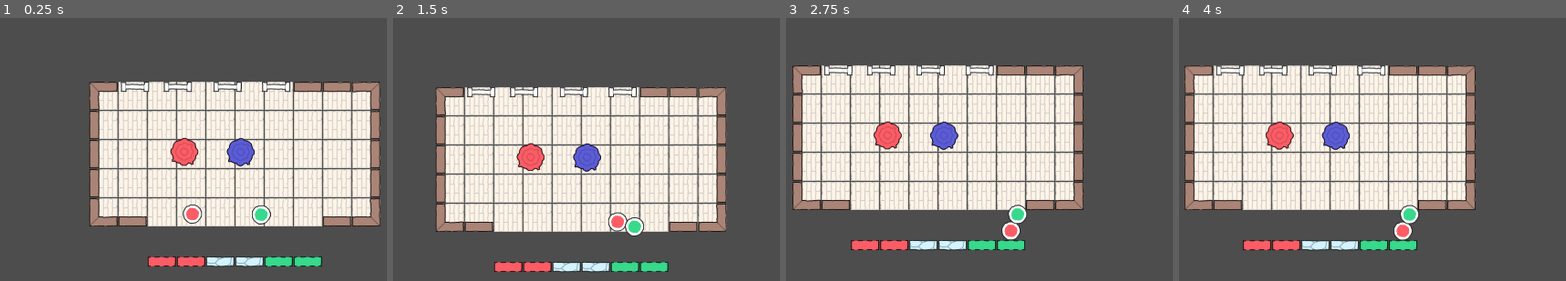
Above: before the commit, frames 1-4 (left to right).
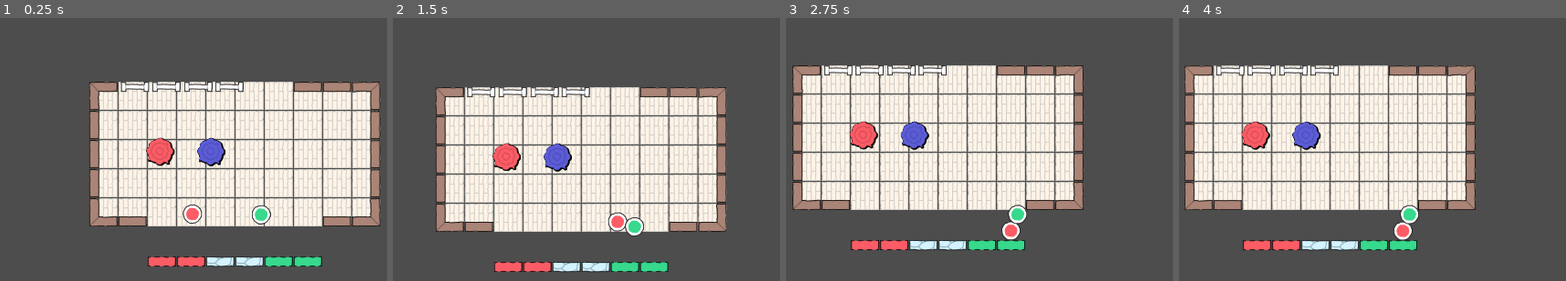
Above: after the commit, the same moments.

Repository: GnuCodingStudio/KenneyJam-2024
Game: Godot game, scene res://scenes/levels/debug/DebugLevel.tscn
Two runs of this game, one before a commit and one after it. Both use one fixed random seed, a clock stepped at 60 frames per second and the inputs below. This scene is started directly instead of the project's main scene.
Inputs:
- Up to frame 1 (0.25 s): no input
- Up to frame 2 (1.5 s): hold D (p1_move_right) 0.53-1.28 s; tap Down (p2_move_down) at 0.6 s; hold S (p1_move_down) from 1.28 s (still down); tap Left (p2_move_left) at 1.35 s
- Up to frame 3 (2.75 s): release S (p1_move_down) at 2.03 s; hold D (p1_move_right) from 2.03 s (still down); tap Right (p2_move_right) at 2.1 s
- Up to frame 4 (4 s): release D (p1_move_right) at 2.78 s; hold W (p1_move_up) 2.78-3.53 s; tap Up (p2_move_up) at 2.85 s; tap Enter at 3.5 s; hold A (p1_move_left) from 3.53 s (still down); tap Down (p2_move_down) at 3.6 s

The runs differ from the first frame. In frame 1, 3.0% of the frame differs, in the area x 37-75%, y 24-57%; in frame 2, 3.0%; in frame 3, 3.0%; in frame 4, 3.0%, in the area x 16-54%, y 17-51%.

Commit message:
WIP

Diff:
--- a/components/trigger/AreaActivatedTrigger.gd
+++ b/components/trigger/AreaActivatedTrigger.gd
@@ -47,6 +47,16 @@
 
 func _on_trigger_change() -> void:
 	if is_triggering:
-		if trigger_activation: on_activated.emit()
+		if trigger_activation:
+			on_activated.emit()
+
+			var parent = get_parent()
+			if parent.has_method("on_activated"):
+				parent.on_activated()
 	else:
-		if trigger_deactivation: on_deactivated.emit()
+		if trigger_deactivation:
+			on_deactivated.emit()
+
+			var parent = get_parent()
+			if parent.has_method("on_deactivated"):
+				parent.on_deactivated()
--- a/components/triggerable/CombinedTriggerable.gd
+++ b/components/triggerable/CombinedTriggerable.gd
@@ -25,6 +25,11 @@
 		trigger.on_deactivated.connect(_on_trigger_changed)
 
 
+func _process(delta: float) -> void:
+	if Engine.is_editor_hint():
+		queue_redraw()
+
+
 func _on_trigger_changed() -> void:
 	var new_ativation := false
 
@@ -48,5 +53,5 @@
 func _draw() -> void:
 	if Engine.is_editor_hint():
 		for trigger in triggers:
-			var to_trigger = trigger.global_position - self.global_position
+			var to_trigger = (trigger.global_position - self.global_position) * get_parent().scale
 			draw_dashed_line(Vector2(0.0, 0.0), to_trigger, Color.GREEN, 5.0, 20.0)
--- a/components/triggerable/SimpleTriggerable.gd
+++ b/components/triggerable/SimpleTriggerable.gd
@@ -19,6 +19,11 @@
 	trigger.on_deactivated.connect(_close_parent)
 
 
+func _process(delta: float) -> void:
+	if Engine.is_editor_hint():
+		queue_redraw()
+
+
 func _open_parent() -> void:
 	get_parent().call_deferred(activating_method)
 
@@ -29,5 +34,5 @@
 
 func _draw() -> void:
 	if Engine.is_editor_hint():
-		var to_trigger = trigger.global_position - self.global_position
+		var to_trigger = (trigger.global_position - self.global_position) * get_parent().scale
 		draw_dashed_line(Vector2(0.0, 0.0), to_trigger, Color.GREEN, 5.0, 20.0)
--- a/objects/Door.tscn
+++ b/objects/Door/Door.tscn
@@ -1,7 +1,7 @@
 [gd_scene load_steps=7 format=3 uid="uid://bw4vur2v61f4j"]
 
 [ext_resource type="Texture2D" uid="uid://cfc1sn3s62cnp" path="res://assets/image/scribble_dungeons.png" id="1_doi4n"]
-[ext_resource type="Script" path="res://objects/Door.gd" id="2_0hdpt"]
+[ext_resource type="Script" path="res://objects/Door/Door.gd" id="2_0hdpt"]
 
 [sub_resource type="AtlasTexture" id="AtlasTexture_ormt4"]
 atlas = ExtResource("1_doi4n")
--- a/objects/KeyboardHint.tscn
+++ b/objects/KeyboardHint/KeyboardHint.tscn
@@ -1,6 +1,6 @@
 [gd_scene load_steps=3 format=3 uid="uid://dsdq08fndt7ow"]
 
-[ext_resource type="Script" path="res://objects/KeyboardHint.gd" id="1_3lq75"]
+[ext_resource type="Script" path="res://objects/KeyboardHint/KeyboardHint.gd" id="1_3lq75"]
 
 [sub_resource type="StyleBoxFlat" id="StyleBoxFlat_fu5uo"]
 bg_color = Color(0.133196, 0.133196, 0.133196, 1)
--- a/objects/Linky.tscn
+++ b/objects/Linky/Linky.tscn
@@ -1,6 +1,6 @@
 [gd_scene load_steps=15 format=3 uid="uid://diounpccdrvmh"]
 
-[ext_resource type="Script" path="res://objects/Linky.gd" id="1_xhwyf"]
+[ext_resource type="Script" path="res://objects/Linky/Linky.gd" id="1_xhwyf"]
 [ext_resource type="Texture2D" uid="uid://cfc1sn3s62cnp" path="res://assets/image/scribble_dungeons.png" id="2_5lulw"]
 
 [sub_resource type="Shader" id="Shader_gv04h"]
--- a/objects/PressurePlate.gd
+++ /dev/null
@@ -1,27 +0,0 @@
-@tool
-class_name PressurePlate
-extends Area2D
-
-
-@onready var sprite: Sprite2D = %Sprite
-
-
-@export var for_player: DetectedPlayer = DetectedPlayer.BOTH
-
-
-func _ready() -> void:
-	match(for_player):
-		DetectedPlayer.ONE:
-			sprite.self_modulate = Colors.playerOne()
-			collision_mask = 0b01
-		DetectedPlayer.TWO:
-			sprite.self_modulate =  Colors.playerTwo()
-			collision_mask = 0b10
-		DetectedPlayer.BOTH:
-			sprite.self_modulate =  Colors.playerBoth()
-			collision_mask = 0b11
-
-
-enum DetectedPlayer {
-	ONE, TWO, BOTH
-}
--- a/objects/PressurePlate.tscn
+++ /dev/null
@@ -1,24 +0,0 @@
-[gd_scene load_steps=5 format=3 uid="uid://cvuuymugpkjwv"]
-
-[ext_resource type="Script" path="res://objects/PressurePlate.gd" id="1_7pbpd"]
-[ext_resource type="Texture2D" uid="uid://cfc1sn3s62cnp" path="res://assets/image/scribble_dungeons.png" id="1_gyey5"]
-
-[sub_resource type="CircleShape2D" id="CircleShape2D_u4jun"]
-radius = 64.0
-
-[sub_resource type="AtlasTexture" id="AtlasTexture_qgwfu"]
-atlas = ExtResource("1_gyey5")
-region = Rect2(1408, 896, 128, 128)
-
-[node name="PressurePlate" type="Area2D"]
-collision_layer = 0
-script = ExtResource("1_7pbpd")
-
-[node name="Collision" type="CollisionShape2D" parent="."]
-shape = SubResource("CircleShape2D_u4jun")
-metadata/_edit_lock_ = true
-
-[node name="Sprite" type="Sprite2D" parent="."]
-unique_name_in_owner = true
-texture = SubResource("AtlasTexture_qgwfu")
-metadata/_edit_lock_ = true
--- /dev/null
+++ b/objects/PressurePlate/PressurePlate.gd
@@ -0,0 +1,47 @@
+@tool
+class_name PressurePlate
+extends Area2D
+
+
+@onready var sprite: Sprite2D = %Sprite
+
+
+@export var for_player: DetectedPlayer = DetectedPlayer.BOTH
+
+
+var _pression: float = 0.0:
+	set(value):
+		_pression = value
+		(sprite.material as ShaderMaterial).set_shader_parameter("pression", value)
+
+
+func _ready() -> void:
+	match(for_player):
+		DetectedPlayer.ONE:
+			_modulate_shader(Colors.playerOne())
+			collision_mask = 0b01
+		DetectedPlayer.TWO:
+			_modulate_shader(Colors.playerTwo())
+			collision_mask = 0b10
+		DetectedPlayer.BOTH:
+			_modulate_shader(Colors.playerBoth())
+			collision_mask = 0b11
+
+
+func on_activated() -> void:
+	var tween = get_tree().create_tween()
+	tween.tween_property(self, "_pression", 1.0, 0.1)
+
+
+func on_deactivated() -> void:
+	var tween = get_tree().create_tween()
+	tween.tween_property(self, "_pression", 0.0, 0.1)
+
+
+func _modulate_shader(color: Color) -> void:
+	(sprite.material as ShaderMaterial).set_shader_parameter("modulate", color)
+
+
+enum DetectedPlayer {
+	ONE, TWO, BOTH
+}
--- /dev/null
+++ b/objects/PressurePlate/PressurePlate.gdshader
@@ -0,0 +1,19 @@
+shader_type canvas_item;
+
+uniform float pression : hint_range(0.0, 1.0);
+uniform float elevation: hint_range(0.0, 1.0) = 0.002;
+
+void fragment() {
+	float displacement = elevation * (1.0 - pression);
+	vec2 displaced = vec2(UV.x + displacement, UV.y + displacement);
+	vec4 original = texture(TEXTURE, UV);
+
+	vec4 shadow = vec4(0.0, 0.0, 0.0, original.a);
+	vec4 displaced_color = texture(TEXTURE, displaced);
+
+	if (displaced_color.a < 1.0) {
+		COLOR = shadow;
+	} else {
+		COLOR = displaced_color;
+	}
+}
--- /dev/null
+++ b/objects/PressurePlate/PressurePlate.tscn
@@ -0,0 +1,54 @@
+[gd_scene load_steps=7 format=3 uid="uid://cvuuymugpkjwv"]
+
+[ext_resource type="Script" path="res://objects/PressurePlate/PressurePlate.gd" id="1_7pbpd"]
+[ext_resource type="Texture2D" uid="uid://cfc1sn3s62cnp" path="res://assets/image/scribble_dungeons.png" id="1_gyey5"]
+
+[sub_resource type="CircleShape2D" id="CircleShape2D_u4jun"]
+radius = 64.0
+
+[sub_resource type="Shader" id="Shader_e6qto"]
+code = "shader_type canvas_item;
+
+uniform float pression : hint_range(0.0, 1.0);
+uniform float elevation: hint_range(0.0, 1.0) = 0.002;
+uniform vec4 modulate: source_color = vec4(1.0);
+
+void fragment() {
+	float displacement = elevation * (1.0 - pression);
+	vec2 displaced = vec2(UV.x + displacement, UV.y + displacement);
+	vec4 original = texture(TEXTURE, UV);
+
+	vec4 shadow = vec4(0.0, 0.0, 0.0, original.a);
+	vec4 displaced_color = texture(TEXTURE, displaced);
+
+	if (displaced_color.a < 1.0) {
+		COLOR = shadow;
+	} else {
+		COLOR = displaced_color * modulate;
+	}
+}"
+
+[sub_resource type="ShaderMaterial" id="ShaderMaterial_pgkad"]
+resource_local_to_scene = true
+shader = SubResource("Shader_e6qto")
+shader_parameter/pression = 0.0
+shader_parameter/elevation = 0.002
+shader_parameter/modulate = Color(1, 1, 1, 1)
+
+[sub_resource type="AtlasTexture" id="AtlasTexture_qgwfu"]
+atlas = ExtResource("1_gyey5")
+region = Rect2(1408, 896, 128, 128)
+
+[node name="PressurePlate" type="Area2D"]
+collision_layer = 0
+script = ExtResource("1_7pbpd")
+
+[node name="Collision" type="CollisionShape2D" parent="."]
+shape = SubResource("CircleShape2D_u4jun")
+metadata/_edit_lock_ = true
+
+[node name="Sprite" type="Sprite2D" parent="."]
+unique_name_in_owner = true
+material = SubResource("ShaderMaterial_pgkad")
+texture = SubResource("AtlasTexture_qgwfu")
+metadata/_edit_lock_ = true
--- a/scenes/levels/Level01.tscn
+++ b/scenes/levels/Level01.tscn
@@ -9,7 +9,7 @@
 [ext_resource type="PackedScene" uid="uid://dkxhav8456jex" path="res://actors/PlayerTwo.tscn" id="3_isf1q"]
 [ext_resource type="PackedScene" uid="uid://dgswviy1f8rgo" path="res://scenes/levels/BlackCircle.tscn" id="7_dbkpd"]
 [ext_resource type="PackedScene" uid="uid://b246bf3ydqiia" path="res://scenes/levels/YouFailed.tscn" id="8_axi6d"]
-[ext_resource type="PackedScene" uid="uid://dsdq08fndt7ow" path="res://objects/KeyboardHint.tscn" id="9_880yl"]
+[ext_resource type="PackedScene" uid="uid://dsdq08fndt7ow" path="res://objects/KeyboardHint/KeyboardHint.tscn" id="9_880yl"]
 [ext_resource type="Texture2D" uid="uid://b56sqk5a1y6mn" path="res://assets/image/keyboard/keyboard_z.png" id="10_s016p"]
 [ext_resource type="Texture2D" uid="uid://dwgqayh0p674w" path="res://assets/image/keyboard/keyboard_arrow_up.png" id="10_savgc"]
 [ext_resource type="Texture2D" uid="uid://bmq5feydv3v4k" path="res://assets/image/keyboard/keyboard_arrow_down.png" id="11_3nb7h"]
@@ -18,7 +18,7 @@
 [ext_resource type="Texture2D" uid="uid://do21pybjwyq8q" path="res://assets/image/keyboard/keyboard_arrow_left.png" id="12_wxrot"]
 [ext_resource type="Texture2D" uid="uid://bcmqe03bg36o5" path="res://assets/image/keyboard/keyboard_d.png" id="13_1dhq1"]
 [ext_resource type="Texture2D" uid="uid://0slf2wvbyrq0" path="res://assets/image/keyboard/keyboard_arrow_right.png" id="13_fgbj7"]
-[ext_resource type="PackedScene" uid="uid://diounpccdrvmh" path="res://objects/Linky.tscn" id="15_xxdb8"]
+[ext_resource type="PackedScene" uid="uid://diounpccdrvmh" path="res://objects/Linky/Linky.tscn" id="15_xxdb8"]
 
 [sub_resource type="AtlasTexture" id="AtlasTexture_j7jkv"]
 atlas = ExtResource("3_0syjs")
--- a/scenes/levels/debug/DebugLevel.tscn
+++ b/scenes/levels/debug/DebugLevel.tscn
@@ -5,9 +5,9 @@
 [ext_resource type="Script" path="res://mechanism/Camera.gd" id="3_8keov"]
 [ext_resource type="PackedScene" uid="uid://cnqdqkqxnuaj5" path="res://actors/PlayerOne.tscn" id="4_iepg1"]
 [ext_resource type="PackedScene" uid="uid://dkxhav8456jex" path="res://actors/PlayerTwo.tscn" id="5_ayfgi"]
-[ext_resource type="PackedScene" uid="uid://cvuuymugpkjwv" path="res://objects/PressurePlate.tscn" id="6_7vkvf"]
+[ext_resource type="PackedScene" uid="uid://cvuuymugpkjwv" path="res://objects/PressurePlate/PressurePlate.tscn" id="6_7vkvf"]
 [ext_resource type="PackedScene" uid="uid://dx5tegt875rd0" path="res://components/trigger/AreaActivatedTrigger.tscn" id="7_hguiw"]
-[ext_resource type="PackedScene" uid="uid://bw4vur2v61f4j" path="res://objects/Door.tscn" id="8_0pbjp"]
+[ext_resource type="PackedScene" uid="uid://bw4vur2v61f4j" path="res://objects/Door/Door.tscn" id="8_0pbjp"]
 [ext_resource type="PackedScene" uid="uid://d2wb5dbwmb7k6" path="res://components/triggerable/SimpleTriggerable.tscn" id="9_gnr1e"]
 [ext_resource type="PackedScene" uid="uid://cuj170821rlq3" path="res://components/triggerable/CombinedTriggerable.tscn" id="10_q6wx6"]
 
@@ -47,13 +47,13 @@
 position = Vector2(116, -54.179)
 
 [node name="PressurePlate1" parent="." instance=ExtResource("6_7vkvf")]
-position = Vector2(-221, -331)
+position = Vector2(-325, -331)
 for_player = 0
 
 [node name="AreaTrigger" parent="PressurePlate1" instance=ExtResource("7_hguiw")]
 
 [node name="PressurePlate2" parent="." instance=ExtResource("6_7vkvf")]
-position = Vector2(26, -330)
+position = Vector2(-102, -330)
 
 [node name="AreaTrigger" parent="PressurePlate2" instance=ExtResource("7_hguiw")]
 
@@ -66,7 +66,7 @@
 deactivating_method = "close"
 
 [node name="AndDoor" parent="." instance=ExtResource("8_0pbjp")]
-position = Vector2(-249, -576)
+position = Vector2(-300, -576)
 
 [node name="CombinedTriggerable" parent="AndDoor" node_paths=PackedStringArray("triggers") instance=ExtResource("10_q6wx6")]
 triggers = [NodePath("../../PressurePlate1/AreaTrigger"), NodePath("../../PressurePlate2/AreaTrigger")]
@@ -74,7 +74,7 @@
 deactivating_method = "close"
 
 [node name="OrDoor" parent="." instance=ExtResource("8_0pbjp")]
-position = Vector2(-32, -576)
+position = Vector2(-160, -576)
 
 [node name="CombinedTriggerable" parent="OrDoor" node_paths=PackedStringArray("triggers") instance=ExtResource("10_q6wx6")]
 triggers = [NodePath("../../PressurePlate1/AreaTrigger"), NodePath("../../PressurePlate2/AreaTrigger")]
@@ -83,7 +83,7 @@
 condition = 1
 
 [node name="XorDoor" parent="." instance=ExtResource("8_0pbjp")]
-position = Vector2(182, -576)
+position = Vector2(-24, -576)
 
 [node name="CombinedTriggerable" parent="XorDoor" node_paths=PackedStringArray("triggers") instance=ExtResource("10_q6wx6")]
 triggers = [NodePath("../../PressurePlate1/AreaTrigger"), NodePath("../../PressurePlate2/AreaTrigger")]
--- a/scenes/levels/door/DoorLearning.tscn
+++ b/scenes/levels/door/DoorLearning.tscn
@@ -2,9 +2,9 @@
 
 [ext_resource type="Script" path="res://scenes/levels/BasicLevel.gd" id="1_orrvg"]
 [ext_resource type="TileSet" uid="uid://bnu3gr0iqb12l" path="res://scenes/levels/TileSet.tres" id="2_fgdda"]
-[ext_resource type="PackedScene" uid="uid://cvuuymugpkjwv" path="res://objects/PressurePlate.tscn" id="3_a0ow3"]
+[ext_resource type="PackedScene" uid="uid://cvuuymugpkjwv" path="res://objects/PressurePlate/PressurePlate.tscn" id="3_a0ow3"]
 [ext_resource type="Script" path="res://components/trigger/AreaActivatedTrigger.gd" id="4_mudyx"]
-[ext_resource type="PackedScene" uid="uid://bw4vur2v61f4j" path="res://objects/Door.tscn" id="5_o2e0t"]
+[ext_resource type="PackedScene" uid="uid://bw4vur2v61f4j" path="res://objects/Door/Door.tscn" id="5_o2e0t"]
 [ext_resource type="PackedScene" uid="uid://d2wb5dbwmb7k6" path="res://components/triggerable/SimpleTriggerable.tscn" id="6_qynne"]
 [ext_resource type="Script" path="res://components/triggerable/SimpleTriggerable.gd" id="7_u5733"]
 
--- a/scenes/levels/door/LevelDoor01.tscn
+++ b/scenes/levels/door/LevelDoor01.tscn
@@ -2,8 +2,8 @@
 
 [ext_resource type="Script" path="res://scenes/levels/BasicLevel.gd" id="1_su5ei"]
 [ext_resource type="TileSet" uid="uid://bnu3gr0iqb12l" path="res://scenes/levels/TileSet.tres" id="2_ombdd"]
-[ext_resource type="PackedScene" uid="uid://cvuuymugpkjwv" path="res://objects/PressurePlate.tscn" id="3_3yppg"]
-[ext_resource type="PackedScene" uid="uid://bw4vur2v61f4j" path="res://objects/Door.tscn" id="4_8qmxl"]
+[ext_resource type="PackedScene" uid="uid://cvuuymugpkjwv" path="res://objects/PressurePlate/PressurePlate.tscn" id="3_3yppg"]
+[ext_resource type="PackedScene" uid="uid://bw4vur2v61f4j" path="res://objects/Door/Door.tscn" id="4_8qmxl"]
 [ext_resource type="PackedScene" uid="uid://dx5tegt875rd0" path="res://components/trigger/AreaActivatedTrigger.tscn" id="4_nq6ad"]
 [ext_resource type="PackedScene" uid="uid://d2wb5dbwmb7k6" path="res://components/triggerable/SimpleTriggerable.tscn" id="6_bjjk2"]
 
@@ -61,7 +61,8 @@
 [node name="Doors" type="Node2D" parent="."]
 
 [node name="DoorGreen_01" parent="Doors" instance=ExtResource("4_8qmxl")]
-position = Vector2(-704, -449)
+position = Vector2(-704, -529)
+scale = Vector2(1, -1)
 
 [node name="SimpleTriggerable" parent="Doors/DoorGreen_01" node_paths=PackedStringArray("trigger") instance=ExtResource("6_bjjk2")]
 trigger = NodePath("../../../PressurePlates/PressurePlateRed_01/AreaTrigger")
@@ -70,6 +71,7 @@
 
 [node name="DoorGreen_02" parent="Doors" instance=ExtResource("4_8qmxl")]
 position = Vector2(-576, -1519)
+scale = Vector2(-1, 1)
 
 [node name="SimpleTriggerable" parent="Doors/DoorGreen_02" node_paths=PackedStringArray("trigger") instance=ExtResource("6_bjjk2")]
 trigger = NodePath("../../../PressurePlates/PressurePlateRed_02/AreaTrigger")
@@ -85,7 +87,8 @@
 deactivating_method = "close"
 
 [node name="DoorRed_01" parent="Doors" instance=ExtResource("4_8qmxl")]
-position = Vector2(-832, -705)
+position = Vector2(-832, -785)
+scale = Vector2(-1, -1)
 
 [node name="SimpleTriggerable" parent="Doors/DoorRed_01" node_paths=PackedStringArray("trigger") instance=ExtResource("6_bjjk2")]
 trigger = NodePath("../../../PressurePlates/PressurePlateGreen_01/AreaTrigger")
@@ -93,7 +96,8 @@
 deactivating_method = "close"
 
 [node name="DoorRed_02" parent="Doors" instance=ExtResource("4_8qmxl")]
-position = Vector2(-64, -1519)
+position = Vector2(-64, -1599)
+scale = Vector2(-1, -1)
 
 [node name="SimpleTriggerable" parent="Doors/DoorRed_02" node_paths=PackedStringArray("trigger") instance=ExtResource("6_bjjk2")]
 trigger = NodePath("../../../PressurePlates/PressurePlateGreen_03/AreaTrigger")
@@ -101,7 +105,8 @@
 deactivating_method = "close"
 
 [node name="DoorRed_03" parent="Doors" instance=ExtResource("4_8qmxl")]
-position = Vector2(64, -1519)
+position = Vector2(64, -1599)
+scale = Vector2(1, -1)
 
 [node name="SimpleTriggerable" parent="Doors/DoorRed_03" node_paths=PackedStringArray("trigger") instance=ExtResource("6_bjjk2")]
 trigger = NodePath("../../../PressurePlates/PressurePlateGreen_03/AreaTrigger")
@@ -109,7 +114,8 @@
 deactivating_method = "close"
 
 [node name="DoorBoth" parent="Doors" instance=ExtResource("4_8qmxl")]
-position = Vector2(832, -1519)
+position = Vector2(832, -1599)
+scale = Vector2(1, -1)
 
 [node name="SimpleTriggerable" parent="Doors/DoorBoth" node_paths=PackedStringArray("trigger") instance=ExtResource("6_bjjk2")]
 trigger = NodePath("../../../PressurePlates/PressurePlateGreen_02/AreaTrigger")
Renamed: objects/Door.gd -> objects/Door/Door.gd
Renamed: objects/KeyboardHint.gd -> objects/KeyboardHint/KeyboardHint.gd
Renamed: objects/Linky.gd -> objects/Linky/Linky.gd
